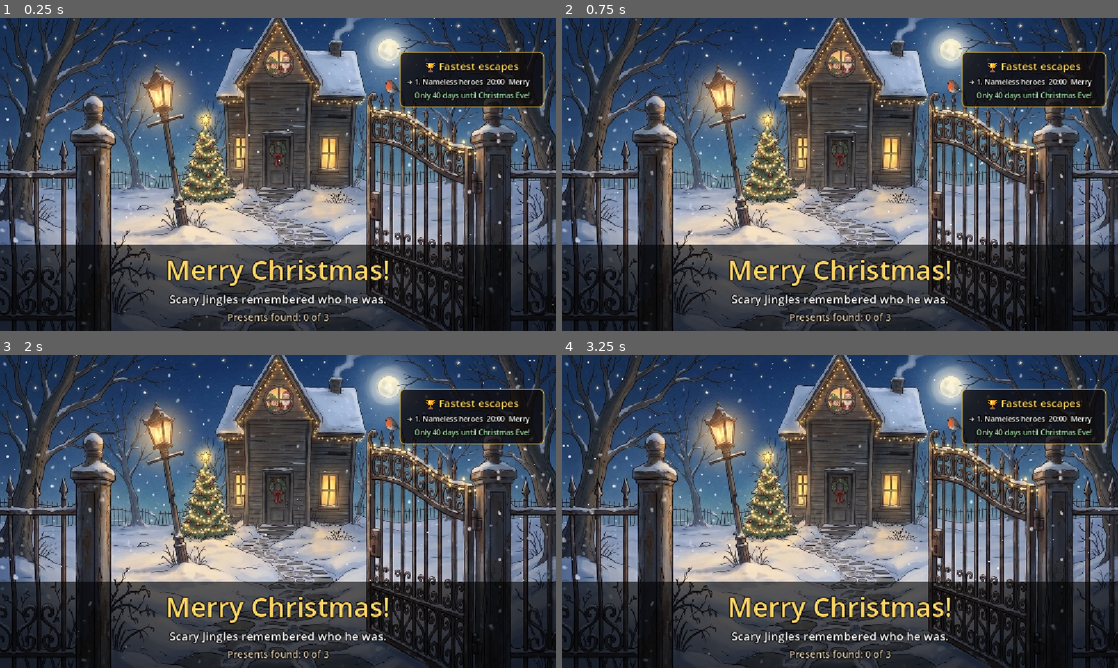
Above: before the commit, frames 1-4 (two rows, left to right).
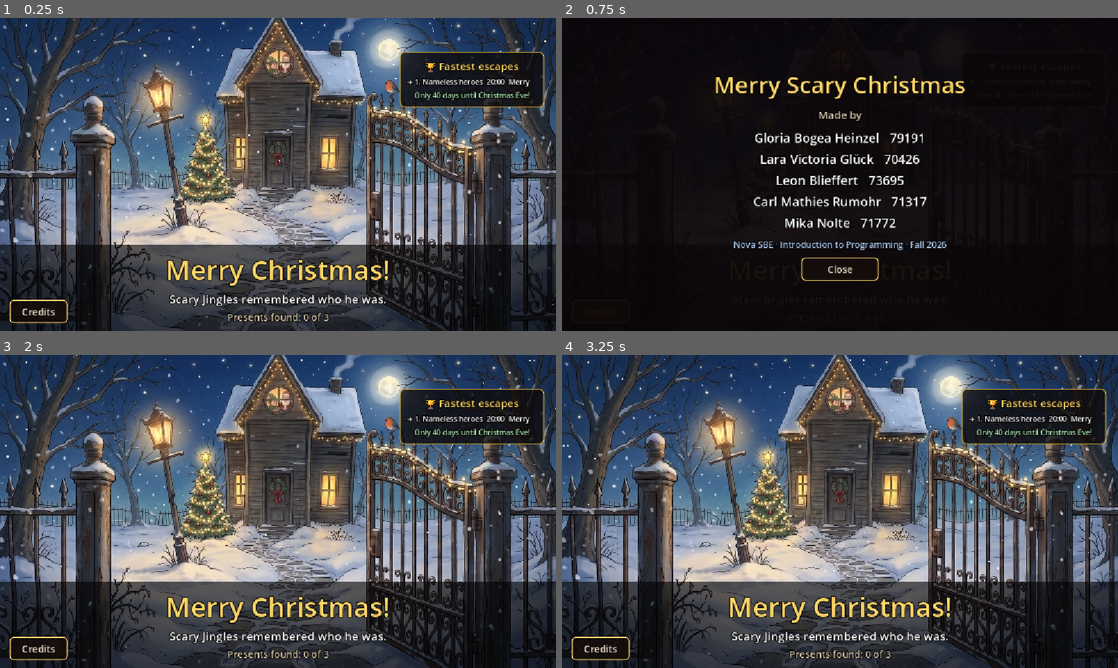
Above: after the commit, the same moments.

Repository: laraglueck/Merry-Scary-Christmas
Game: Godot game, scene res://scenes/ending.tscn
Two runs of this game, one before a commit and one after it. Both use one fixed random seed, a clock stepped at 60 frames per second and the inputs below. This scene is started directly instead of the project's main scene.
Inputs (mouse positions are in pixels of both pictures, inside the frame that each line leads up to):
- Up to frame 1 (0.25 s): no input
- Up to frame 2 (0.75 s): click (600, 312) at 0.5 s, where only the run after the commit has a clickable "Credits"
- Up to frame 3 (2 s): move the mouse to (400, 495) at 1.27 s; hold Right (ui_right) from 1.28 s (still down); tap Keypad Enter at 1.35 s; click (400, 495) at 1.42 s; tap Up (ui_up) at 1.52 s
- Up to frame 4 (3.25 s): release Right (ui_right) at 2 s; drag from (728, 527) to (812, 574) at 2.02 s; move the mouse to (895, 442) at 2.77 s; hold Left (ui_left) from 2.78 s (still down); tap Shift at 2.85 s; click (895, 442) at 2.92 s

The runs differ from the first frame. In frame 1, 0.3% of the frame differs, in the area x 1-13%, y 90-98%; in frame 2, 85%, in the area x 0-100%, y 0-100%; in frame 3, 0.3%; in frame 4, 0.3%.

Commit message:
Add a credits screen after the ending (spec 34)
Every ending has a Credits button at the bottom left. It opens the team
with their student numbers and the course; Close or a click goes back.
Team only, no asset credits. Names live in Settings.TEAM.

Co-Authored-By: Claude Opus 5.5 <noreply@anthropic.com>

Diff:
--- a/godot/scripts/ending.gd
+++ b/godot/scripts/ending.gd
@@ -24,6 +24,8 @@
 const LeaderboardRules = preload("res://scripts/rules/leaderboard_rules.gd")
 const Leaderboard = preload("res://scripts/net/leaderboard.gd")
 const WebText = preload("res://scripts/web_text.gd")
+const Settings = preload("res://scripts/settings.gd")
+const ButtonStyle = preload("res://scripts/button_style.gd")
 
 # Sounds this screen played (or would have played in the headless test run), spec 20.
 var sounds_played: Array[String] = []
@@ -38,6 +40,7 @@
 	var ending: Dictionary = ENDINGS.get(place, ENDINGS["midnight"])
 	_build_ui(ending, _result_text(game), str(game.get("last_event", "")))
 	_build_leaderboard(game)
+	_build_credits()
 	if place == "midnight":
 		_wake_up()  # spec 21: the clock strikes and he wakes, then the end screen
 	else:
@@ -235,6 +238,59 @@
 	wait.visible = online and index > 0
 
 
+# ---------- credits (spec 34) ----------
+
+# "Credits" at the bottom left; a click shows the team over the end screen.
+func _build_credits() -> void:
+	var button := Button.new()
+	button.name = "CreditsButton"
+	button.text = "Credits"
+	button.position = Vector2(20, 584)
+	button.custom_minimum_size = Vector2(120, 48)
+	button.add_theme_font_size_override("font_size", 20)
+	ButtonStyle.make_clickable(button)
+	add_child(button)
+
+	var credits := ColorRect.new()
+	credits.name = "Credits"
+	credits.color = Color(0.04, 0.02, 0.03, 0.94)
+	credits.set_anchors_preset(Control.PRESET_FULL_RECT)
+	credits.mouse_filter = Control.MOUSE_FILTER_STOP
+	credits.visible = false
+	add_child(credits)
+	var column := VBoxContainer.new()
+	column.set_anchors_preset(Control.PRESET_FULL_RECT)
+	column.alignment = BoxContainer.ALIGNMENT_CENTER
+	column.add_theme_constant_override("separation", 14)
+	column.mouse_filter = Control.MOUSE_FILTER_IGNORE
+	credits.add_child(column)
+	var title := _label(column, "CreditsTitle", "Merry Scary Christmas", 48)
+	title.add_theme_color_override("font_color", Color("ffd76a"))
+	var made := _label(column, "CreditsMadeBy", "Made by", 22)
+	made.add_theme_color_override("font_color", Color("d8c8ae"))
+	var lines: Array[String] = []
+	for member in Settings.TEAM:
+		lines.append("%s   %s" % [member["name"], member["number"]])
+	var team := _label(column, "CreditsTeam", "\n".join(lines), 26)
+	team.add_theme_constant_override("line_spacing", 8)
+	var course := _label(column, "CreditsCourse", Settings.COURSE, 18)
+	course.add_theme_color_override("font_color", Color("a9c4e8"))
+	var close := Button.new()
+	close.name = "CreditsCloseButton"
+	close.text = "Close"
+	close.custom_minimum_size = Vector2(160, 48)
+	close.size_flags_horizontal = Control.SIZE_SHRINK_CENTER
+	close.add_theme_font_size_override("font_size", 20)
+	ButtonStyle.make_clickable(close)
+	column.add_child(close)
+
+	button.pressed.connect(func() -> void: credits.visible = true)
+	close.pressed.connect(func() -> void: credits.visible = false)
+	credits.gui_input.connect(func(event: InputEvent) -> void:  # a click anywhere closes it too
+		if event is InputEventMouseButton and event.pressed:
+			credits.visible = false)
+
+
 # Red: lighter on hover, darker when pressed.
 func _paint_red(button: Button) -> void:
 	var red := Color("c0392b")
--- a/godot/scripts/settings.gd
+++ b/godot/scripts/settings.gd
@@ -28,6 +28,16 @@
 const MENU_MUSIC_DB := -10.0    # music_lobby.mp3: intro, title, lobby
 const HOUSE_MUSIC_DB := -18.0   # music_house.mp3: quietly under the rooms while the game runs
 const STORY_LEAD_IN_SECONDS := 2.0  # the story fades in from black before the voice starts (spec 23)
+
+# The team, shown on the credits screen after the ending (spec 34).
+const TEAM := [
+	{"name": "Gloria Bogea Heinzel", "number": "79191"},
+	{"name": "Lara Victoria Glück", "number": "70426"},
+	{"name": "Leon Blieffert", "number": "73695"},
+	{"name": "Carl Mathies Rumohr", "number": "71317"},
+	{"name": "Mika Nolte", "number": "71772"},
+]
+const COURSE := "Nova SBE · Introduction to Programming · Fall 2026"
 
 # The clock (spec 13)
 const GAME_SECONDS := 1200           # 20 minutes until midnight (second test round: 10 were too short)
--- a/godot/tests/test_ending.gd
+++ b/godot/tests/test_ending.gd
@@ -184,3 +184,45 @@
 	use_test_board()
 	var ending := open_won_ending("Team Comet", 450)
 	assert_contains(text_of(ending, "Countdown"), "Christmas Eve", "the countdown")
+
+
+# ---------- credits (spec 34) ----------
+
+func test_every_ending_has_a_credits_button() -> void:
+	for phase in ["merry", "scary", "midnight"]:
+		var ending := open_ending(phase, [])
+		var button: Node = ending.find_child("CreditsButton", true, false)
+		assert_true(button != null and button.visible, phase + ": a Credits button")
+		var credits: Node = ending.find_child("Credits", true, false)
+		assert_true(credits == null or not credits.visible, phase + ": credits closed at first")
+
+
+func test_the_credits_show_the_team_and_close_again() -> void:
+	var ending := open_ending("merry", [])
+	press(ending, "CreditsButton")
+	var credits: Control = find(ending, "Credits")
+	assert_true(credits != null and credits.visible, "the credits open")
+	var names := text_of(ending, "CreditsTeam")
+	for member in [["Gloria Bogea Heinzel", "79191"], ["Lara Victoria Glück", "70426"],
+			["Leon Blieffert", "73695"], ["Carl Mathies Rumohr", "71317"], ["Mika Nolte", "71772"]]:
+		assert_contains(names, member[0], "name")
+		assert_contains(names, member[1], "student number of " + member[0])
+	assert_contains(text_of(ending, "CreditsCourse"), "Nova SBE", "the course")
+	press(ending, "CreditsCloseButton")
+	assert_eq(credits.visible, false, "closed again")
+
+
+func test_the_credits_button_covers_nothing() -> void:
+	var ending := open_ending("scary", [])
+	await wait_frames(2)
+	var rect: Rect2 = find(ending, "CreditsButton").get_global_rect()
+	for name in ["BackButton", "LeaderboardPanel"]:
+		assert_true(not rect.intersects(find(ending, name).get_global_rect()), "covers " + name)
+	# The centred lines are as wide as the screen: only their text counts.
+	for name in ["PlaceTitle", "Line", "Result"]:
+		var label: Label = find(ending, name)
+		var font := label.get_theme_font("font")
+		var width := font.get_string_size(label.text, HORIZONTAL_ALIGNMENT_LEFT, -1, label.get_theme_font_size("font_size")).x
+		var box := label.get_global_rect()
+		var text_rect := Rect2(box.get_center().x - width / 2.0, box.position.y, width, box.size.y)
+		assert_true(not rect.intersects(text_rect), "covers the text of " + name)
Not shown, added: specs/34-credits.md
